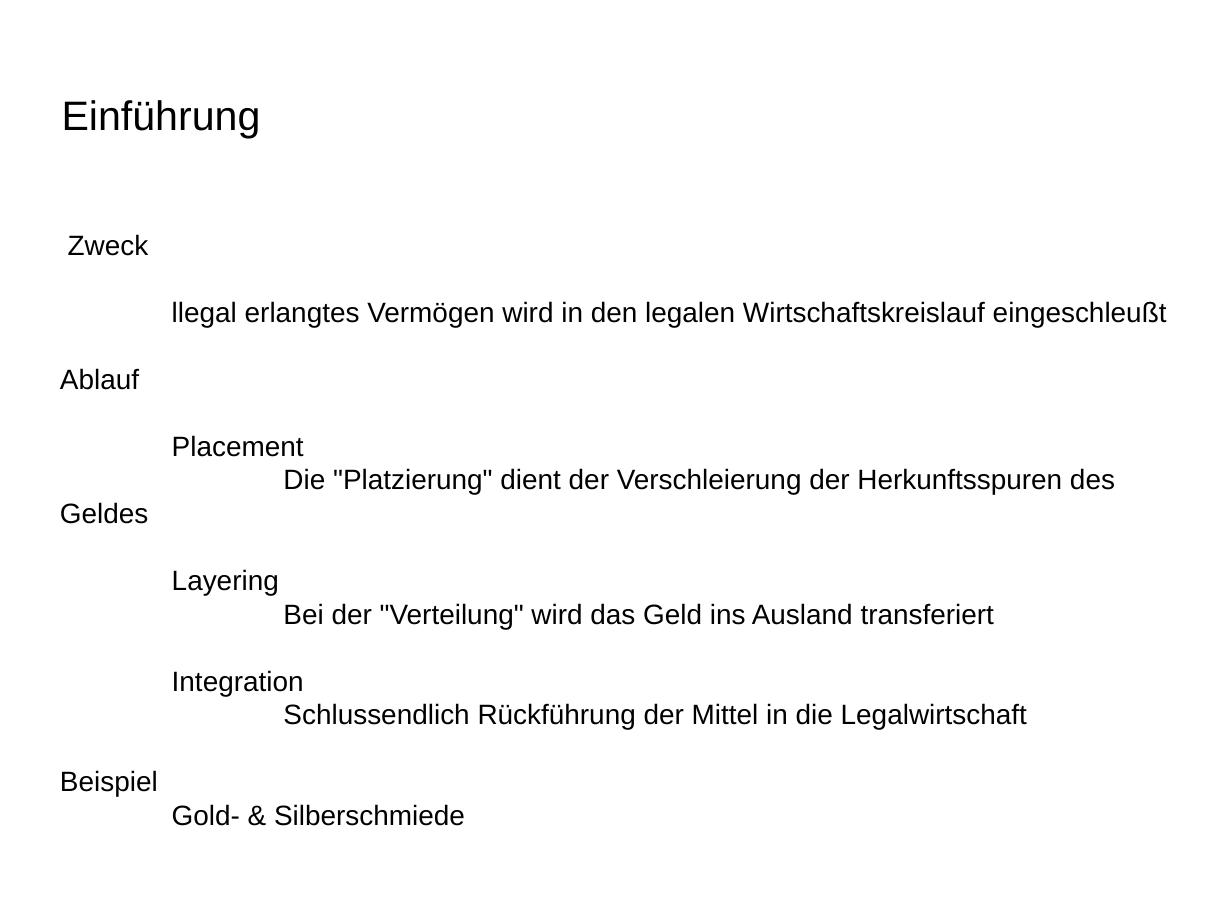
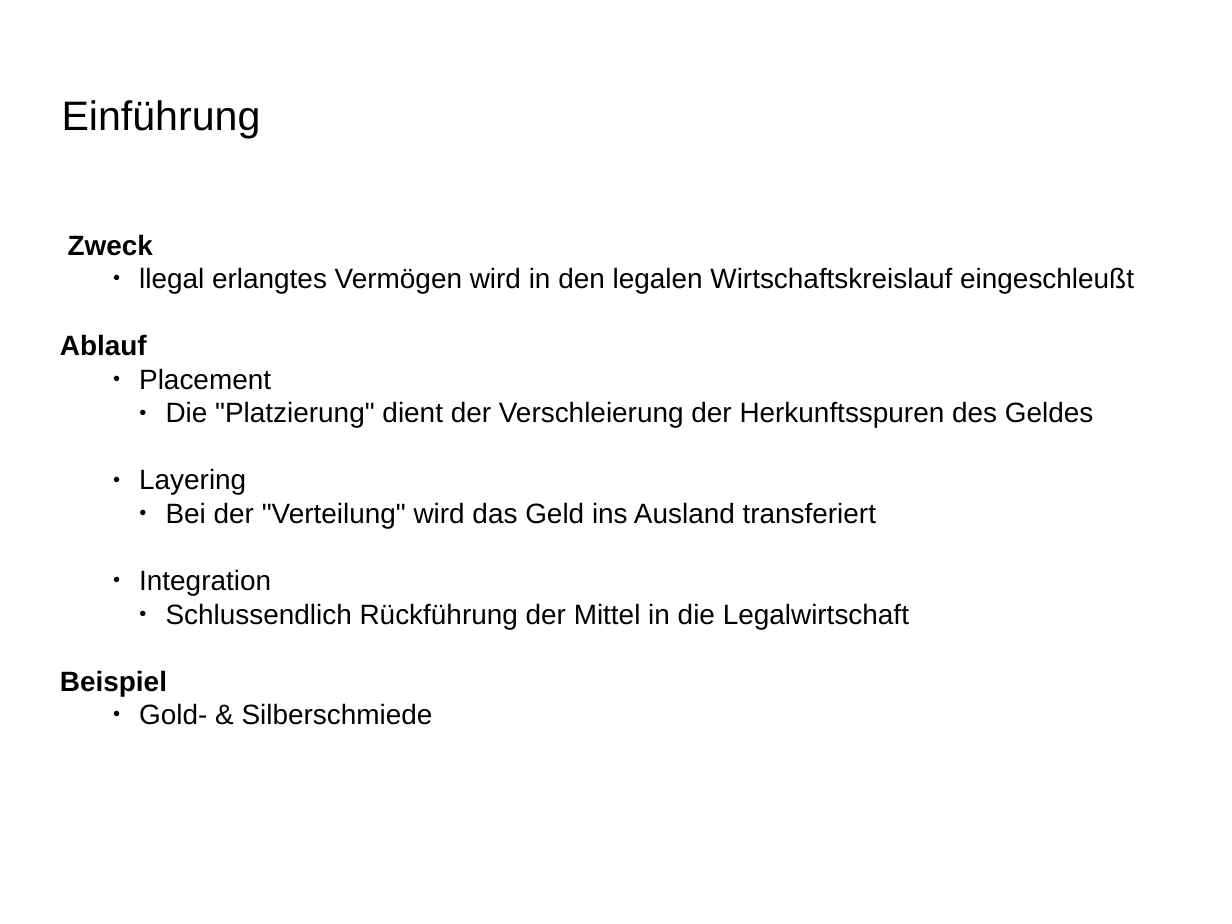
Before and after one commit to BlurryRoots/BW1, a slide deck: slide 2 of presentation/presentation.odp. Drawn at 1232x924 pixels with LibreOffice and Linux fonts; fonts in the diff are those of the drawing; background and template pictures are left out. Boxes give left, top, right and bottom in pixels: in the first picture for what was removed or moved away, otherwise in the second. Text is boxed around its words. In the diff, an @@ line names an element or a change of style, - is before the commit and + after.

```diff
--- a/presentation/presentation.odp
+++ b/presentation/presentation.odp
@@ text "Zweck" at [60, 234, 1134, 696]: bold on in "Zweck", "Ablauf", "Beispiel"; bullet none to ●; list level 1 to 3 in "llegal erlangtes Vermögen wird in ..."; list level 1 to 3 in "Placement"; list level 1 to 4 in "Die "Platzierung" dient der Verschleierung ..."; list level 1 to 3 in "Layering"; list level 1 to 4 in "Bei der "Verteilung" wird das ..."; list level 1 to 3 in "Integration"; list level 1 to 4 in "Schlussendlich Rückführung der Mittel in ..."; list level 1 to 3 in "Gold- & Silberschmiede" @@
```
Also in this commit, not shown: 4 other slides changed, 2 slides added, 4 slides removed.
